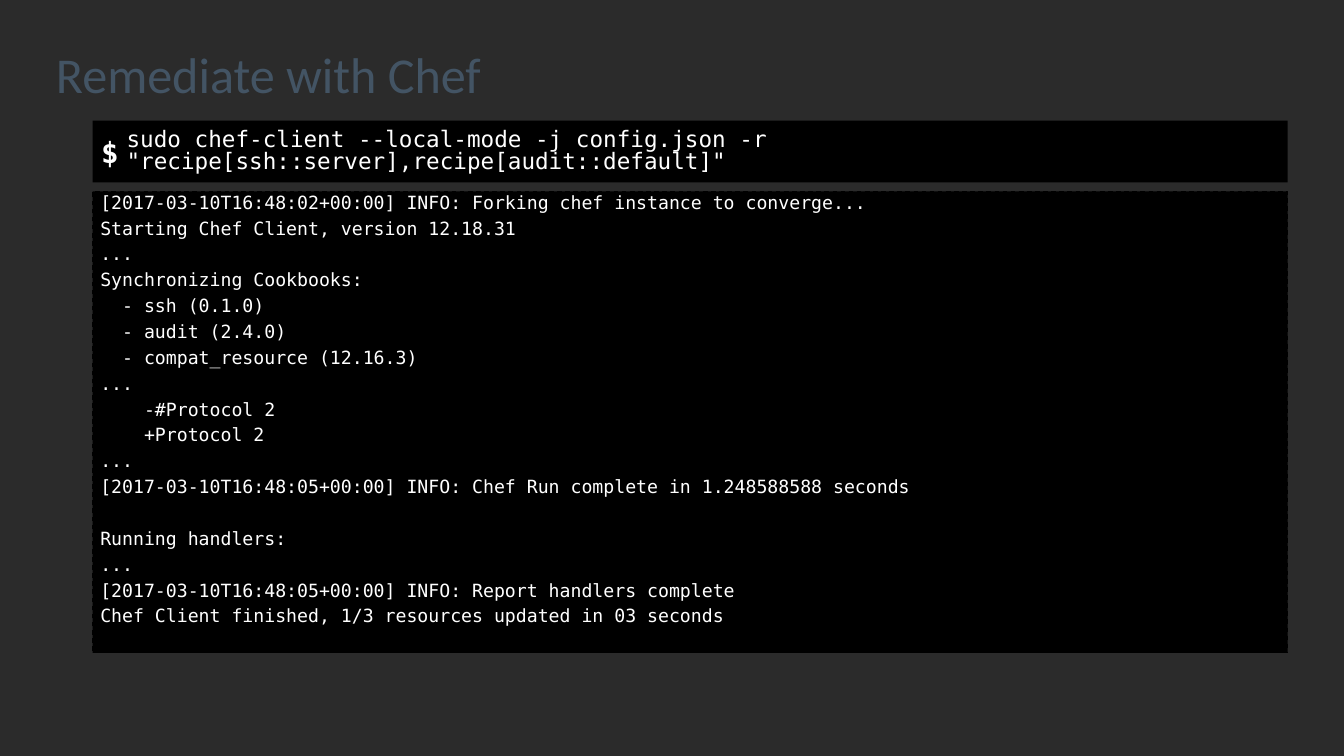
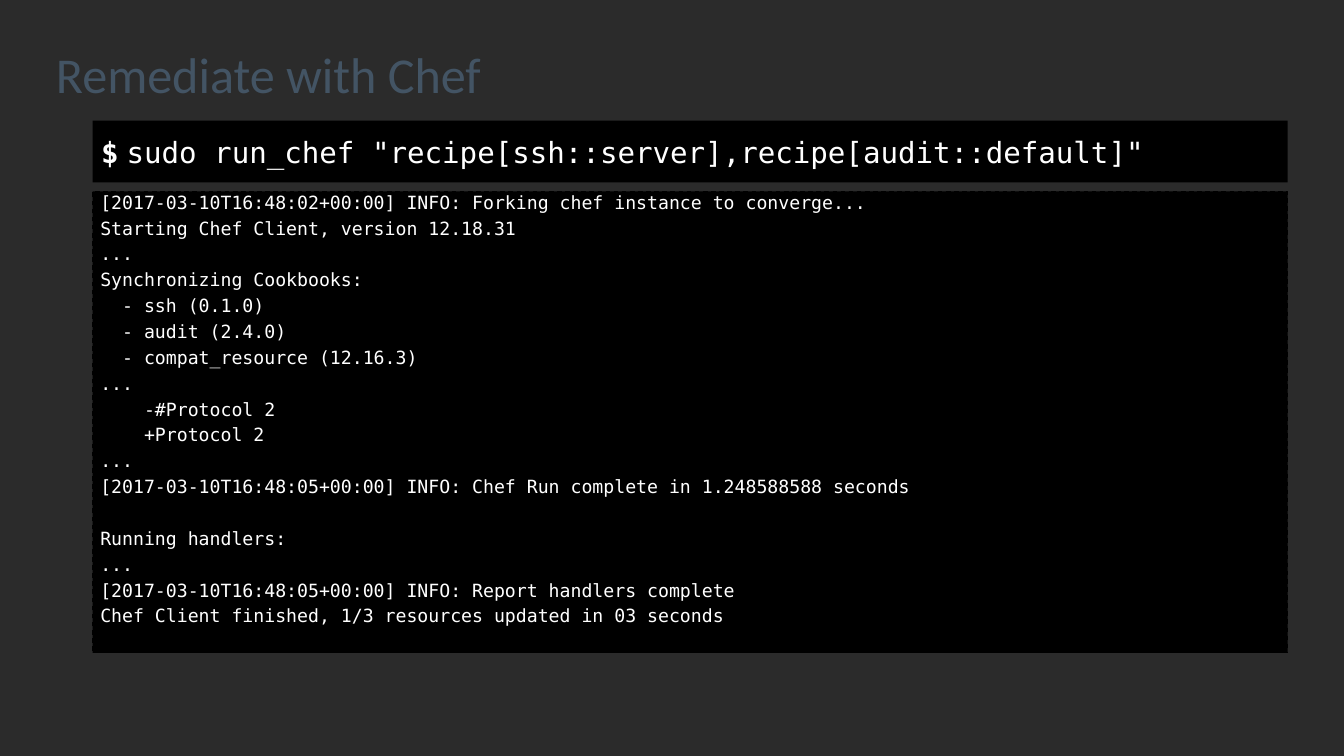
Before and after one commit to nathenharvey/introduction-to-inspec, a slide deck: slide 28 of powerpoint/Remediate-SSH-Control.pptx (slide 29 before the commit). Drawn at 1344x756 pixels with LibreOffice and Linux fonts; fonts in the diff are those of the drawing; background and template pictures are left out; a plain dark background stands for a picture behind light text. Boxes give left, top, right and bottom in pixels: in the first picture for what was removed or moved away, otherwise in the second. Text is boxed around its words. In the diff, an @@ line names an element or a change of style, - is before the commit and + after.

Commit message:
Updates slides to prep for Informatica
Updates to screenshots for latest Chef Automate
Adds a screenshots directory
Minor content updates after MSP event

```diff
--- a/powerpoint/Remediate-SSH-Control.pptx
+++ b/powerpoint/Remediate-SSH-Control.pptx
@@ text at (127,140,1144,170): text changed; size 19.4 to 25 pt @@
-sudo chef-client --local-mode -j config.json -r "recipe[ssh::server],recipe[audit::default]"
+sudo run_chef "recipe[ssh::server],recipe[audit::default]"
```
Also in this commit, not shown: 1 other slide changed, 1 slide removed, 27 other files.
